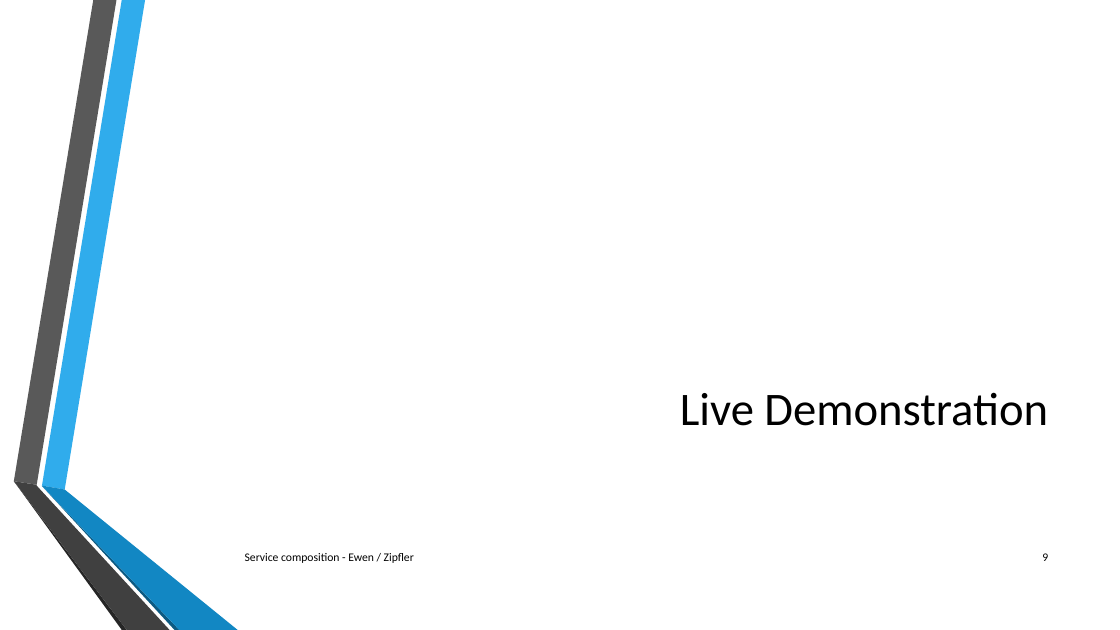
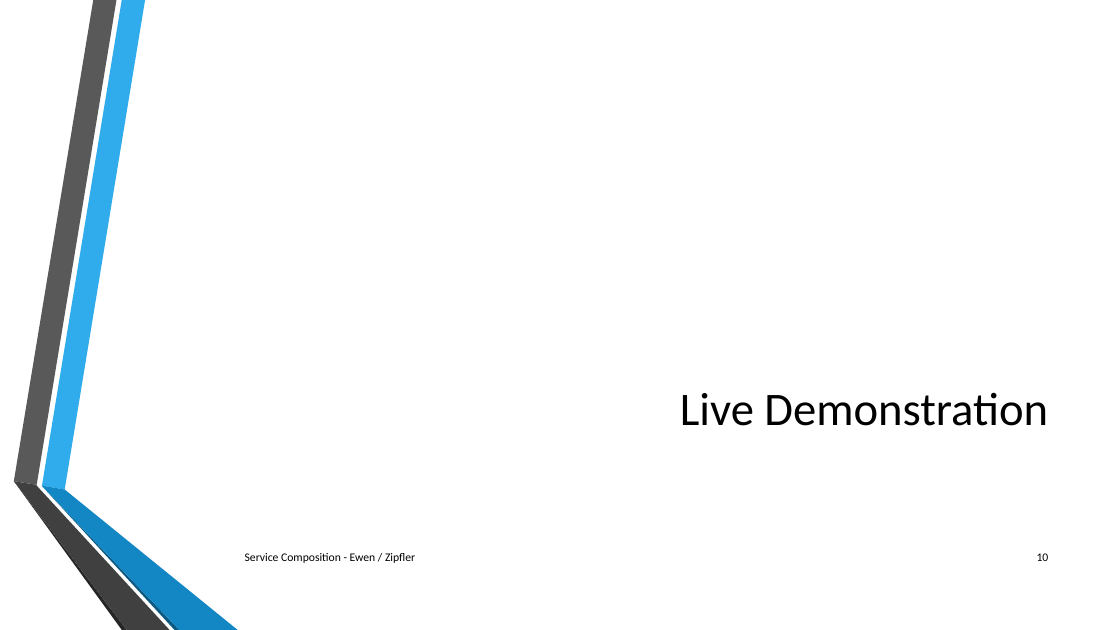
Before and after one commit to jzipfler/HTW-SwArchitektur, a slide deck: slide 10 of doc/slides.pptx (slide 9 before the commit). Drawn at 1120x630 pixels with LibreOffice and Linux fonts; fonts in the diff are those of the drawing; background and template pictures are left out. Boxes give left, top, right and bottom in pixels: in the first picture for what was removed or moved away, otherwise in the second. Text is boxed around its words. In the diff, an @@ line names an element or a change of style, - is before the commit and + after.

```diff
--- a/doc/slides.pptx
+++ b/doc/slides.pptx
@@ text at <box>245,553,415,563</box>: text changed @@
-Service composition - Ewen / Zipfler
+Service Composition - Ewen / Zipfler
@@ page number at <box>1037,553,1049,561</box>: text changed @@
-9
+10
```
Also in this commit, not shown: 9 other slides changed, 1 slide added, 1 slide removed, 2 other files.
